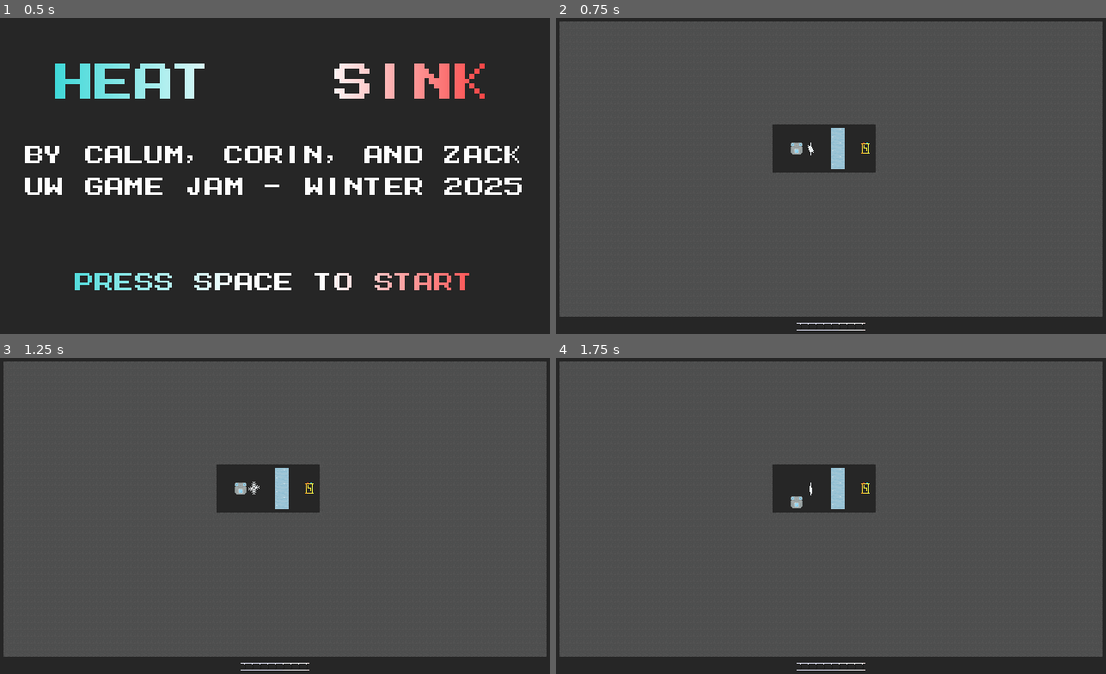
Above: before the commit, frames 1-4 (two rows, left to right).
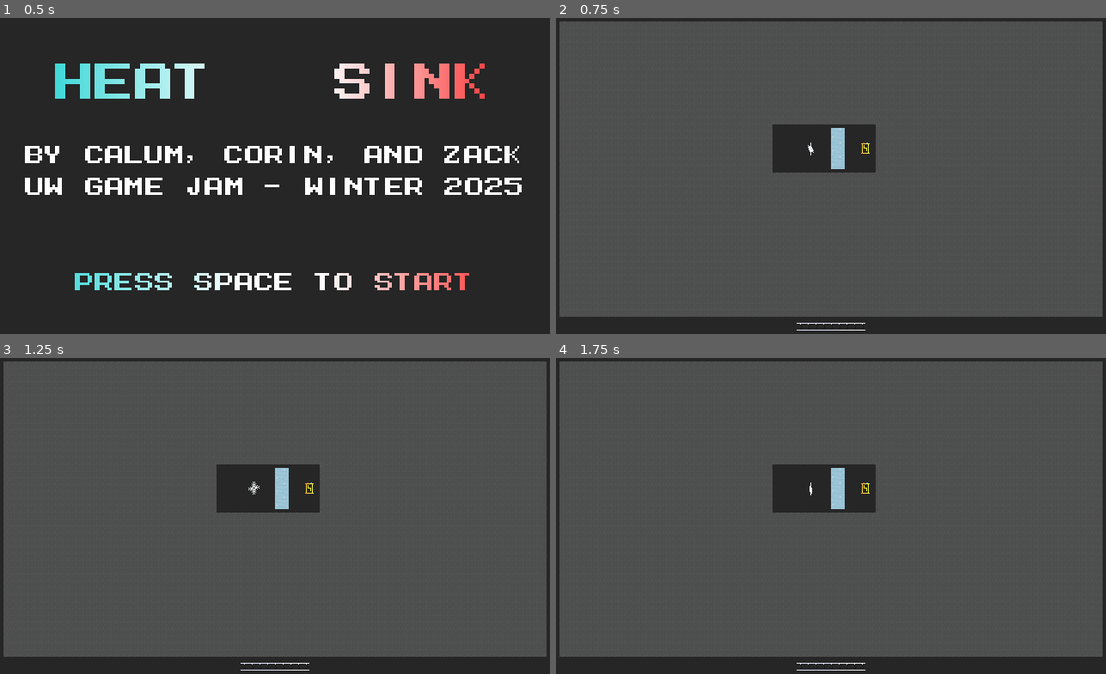
Above: after the commit, the same moments.

Repository: PhotonChaos/TemperatureBalance
Game: Godot game, scene res://scenes/main.tscn
Two runs of this game, one before a commit and one after it. Both use one fixed random seed, a clock stepped at 60 frames per second and the inputs below.
Inputs (mouse positions are in pixels of both pictures, inside the frame that each line leads up to):
- Up to frame 1 (0.5 s): no input
- Up to frame 2 (0.75 s): tap Space (start_game) at 0.5 s; move the mouse to (952, 160) at 0.52 s; hold Right (move_right) from 0.53 s (still down); hold Space (start_game) from 0.53 s (still down); click (952, 160) at 0.67 s
- Up to frame 3 (1.25 s): keep holding Right (move_right); keep holding Space (start_game)
- Up to frame 4 (1.75 s): move the mouse to (721, 531) at 1.27 s; release Right (move_right) at 1.28 s; release Space (start_game) at 1.28 s; hold Down (move_down) from 1.28 s (still down); tap Space (start_game) at 1.35 s

Frame 1 is identical in both runs. In frame 2, less than 0.1% of the frame differs, in the area x 42-45%, y 39-44%; in frame 3, less than 0.1%; in frame 4, less than 0.1%.

Commit message:
Start on player animations

Diff:
--- a/scenes/player.tscn
+++ b/scenes/player.tscn
@@ -1,8 +1,9 @@
 [gd_scene load_steps=3 format=3 uid="uid://cvduu42wfa3t4"]
 
-[ext_resource type="Texture2D" uid="uid://cj4o2hd0i8dyg" path="res://textures/LittleGuy.png" id="1_u4kb8"]
 [ext_resource type="Script" path="res://scripts/player.gd" id="2_jt8wu"]
 
-[node name="Player" type="Sprite2D"]
-texture = ExtResource("1_u4kb8")
+[sub_resource type="SpriteFrames" id="SpriteFrames_nqsod"]
+
+[node name="Player" type="AnimatedSprite2D"]
+sprite_frames = SubResource("SpriteFrames_nqsod")
 script = ExtResource("2_jt8wu")
--- a/scripts/player.gd
+++ b/scripts/player.gd
@@ -1,5 +1,5 @@
 class_name Player
-extends Sprite2D
+extends AnimatedSprite2D
 
 signal temp_updated(new_temp)
 
Not shown, added: textures/Spawn-Sheet.png.import
